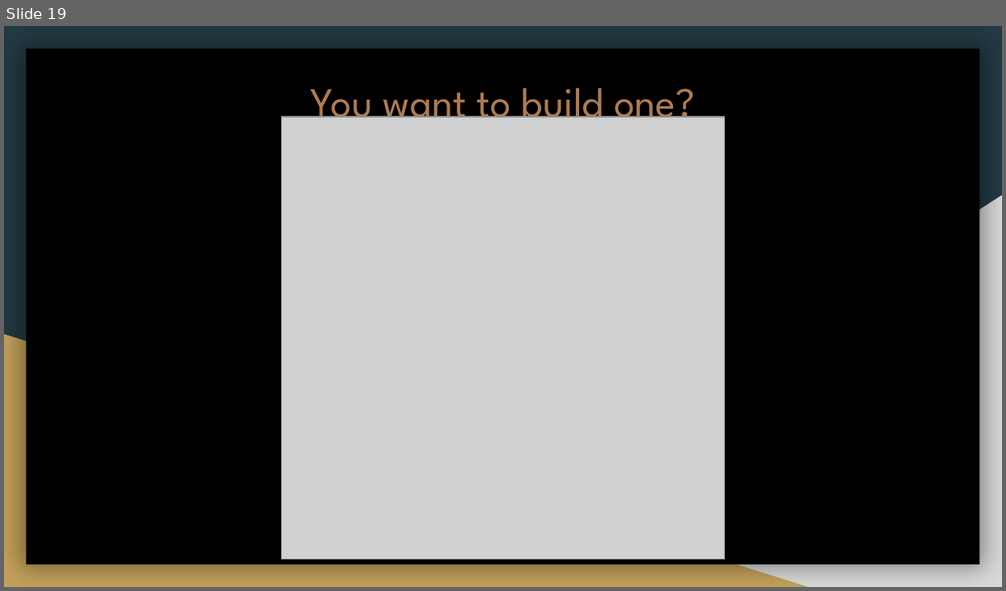
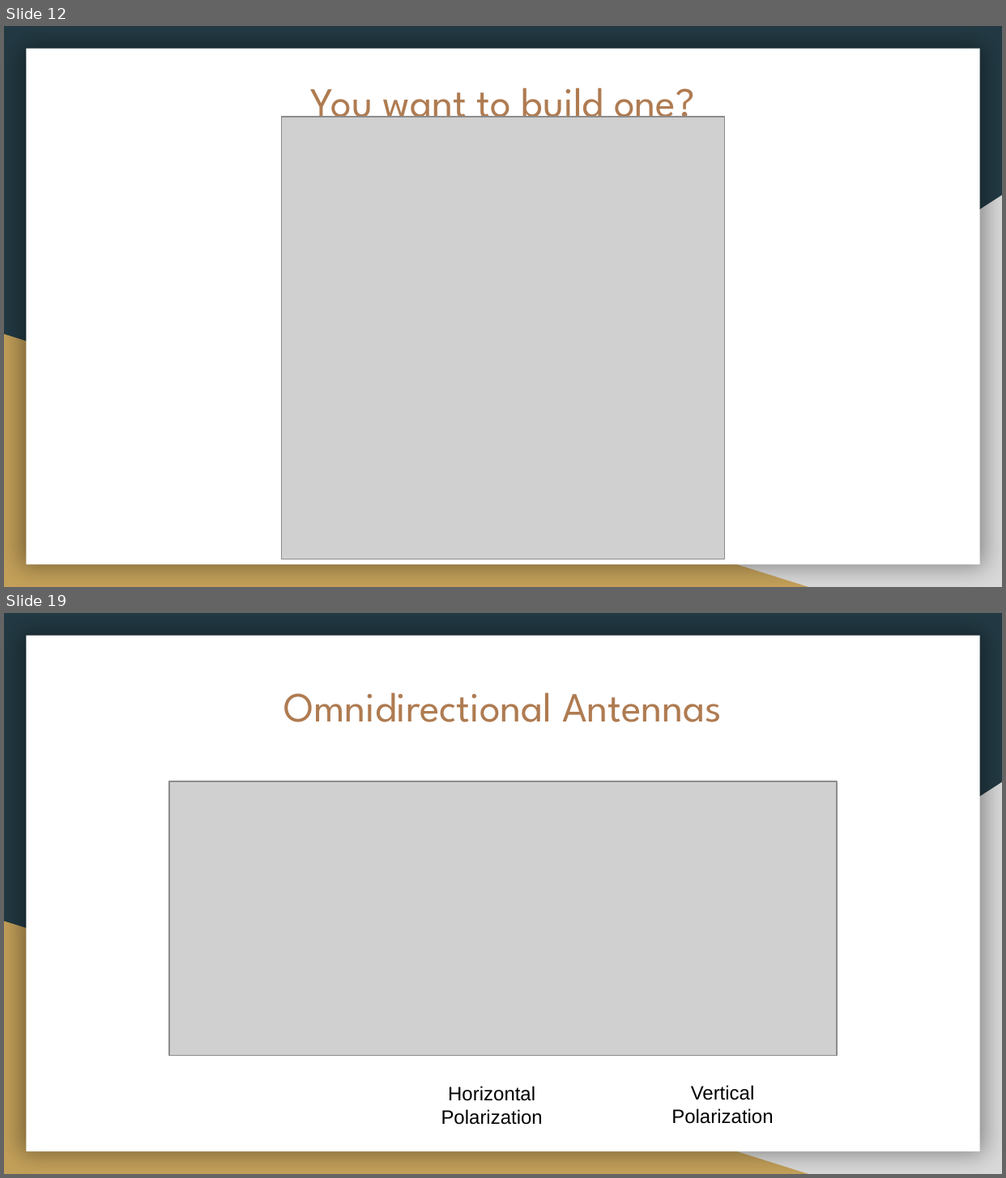
Before and after one commit to backwardn/siginttablet, a slide deck: CircleCityCon 2019/RadioInstigator CCC version.pptx. Shown one above the other, each under a label of ours: slide 19 before the commit, slides 12 and 19 after it; the slides between them are not shown. The pictures are 1006x591 and 1006x1178 pixels, drawn with LibreOffice and Linux fonts; fonts in the diff are those of the drawing; grey boxes stand for pictures. Boxes give left, top, right and bottom in pixels: in the first picture for what was removed or moved away, otherwise in the second. Text is boxed around its words. In the diff, an @@ line names an element or a change of style, - is before the commit and + after.

```diff
--- a/CircleCityCon 2019/RadioInstigator CCC version.pptx
+++ b/CircleCityCon 2019/RadioInstigator CCC version.pptx
@@ slide 19 added at (4,613,1002,1174), background #233A44; not listed: 3 template elements that a slide beside it also shows @@
@@ title added at (283,692,722,722), 30 pt, text #AF7B51 @@
+Omnidirectional Antennas
@@ picture added at (170,781,837,1056) @@
@@ text added at (441,1086,543,1125), 14 pt, text #000000 @@
+Horizontal
+Polarization
@@ text added at (671,1085,773,1124), 14 pt, text #000000 @@
+Vertical
+Polarization
@@ what was slide 19 is now slide 12 @@
@@ slide 12 changed as well @@
@@ rectangle at (26,49,980,565): fill #000000 to #FFFFFF @@
```
Also in this commit, not shown: 14 other slides changed, 15 other slides added, 5 slides removed, 17 other files.
